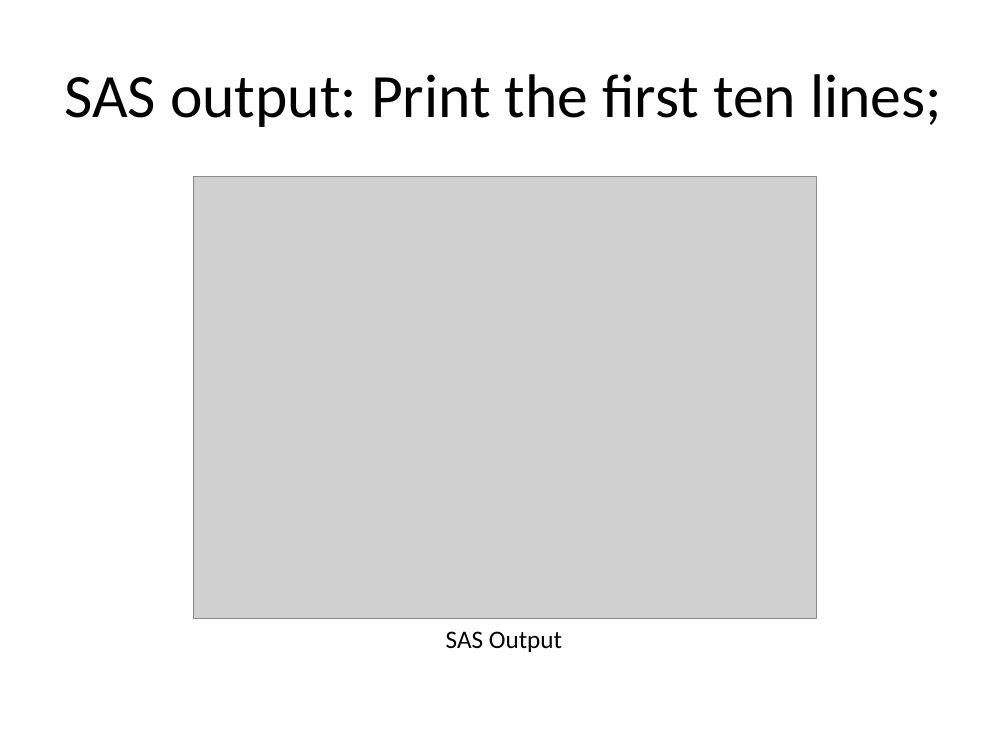
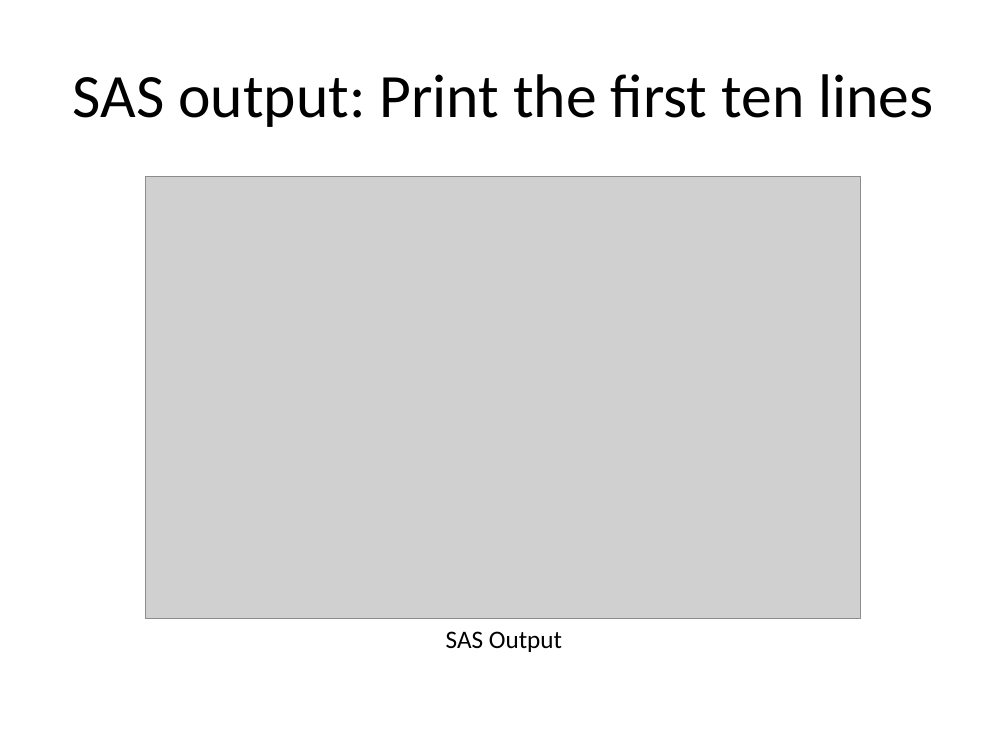
Before and after one commit to pmean/introduction-to-SAS, a slide deck: slide 7 of results/m04-slides-and-speaker-notes.pptx. Drawn at 1008x756 pixels with LibreOffice and Linux fonts; fonts in the diff are those of the drawing; grey boxes stand for pictures. Boxes give left, top, right and bottom in pixels: in the first picture for what was removed or moved away, otherwise in the second. Text is boxed around its words. In the diff, an @@ line names an element or a change of style, - is before the commit and + after.

```diff
--- a/results/m04-slides-and-speaker-notes.pptx
+++ b/results/m04-slides-and-speaker-notes.pptx
@@ title at [73, 74, 933, 127]: text changed @@
-SAS output: Print the first ten lines;
+SAS output: Print the first ten lines
@@ picture: place and size @@
-picture at [194, 176, 816, 619]
+picture at [145, 176, 861, 619]
```
Also in this commit, not shown: 32 other slides changed, 14 slides added, 2 slides removed, 27 other files.
